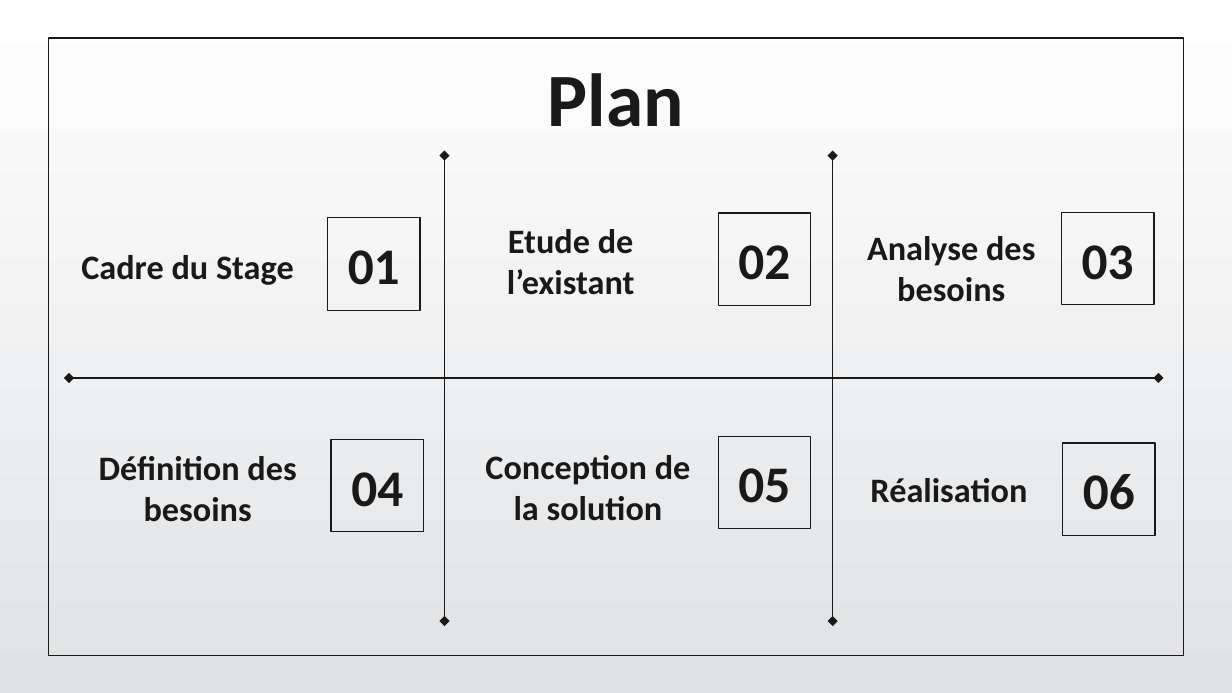
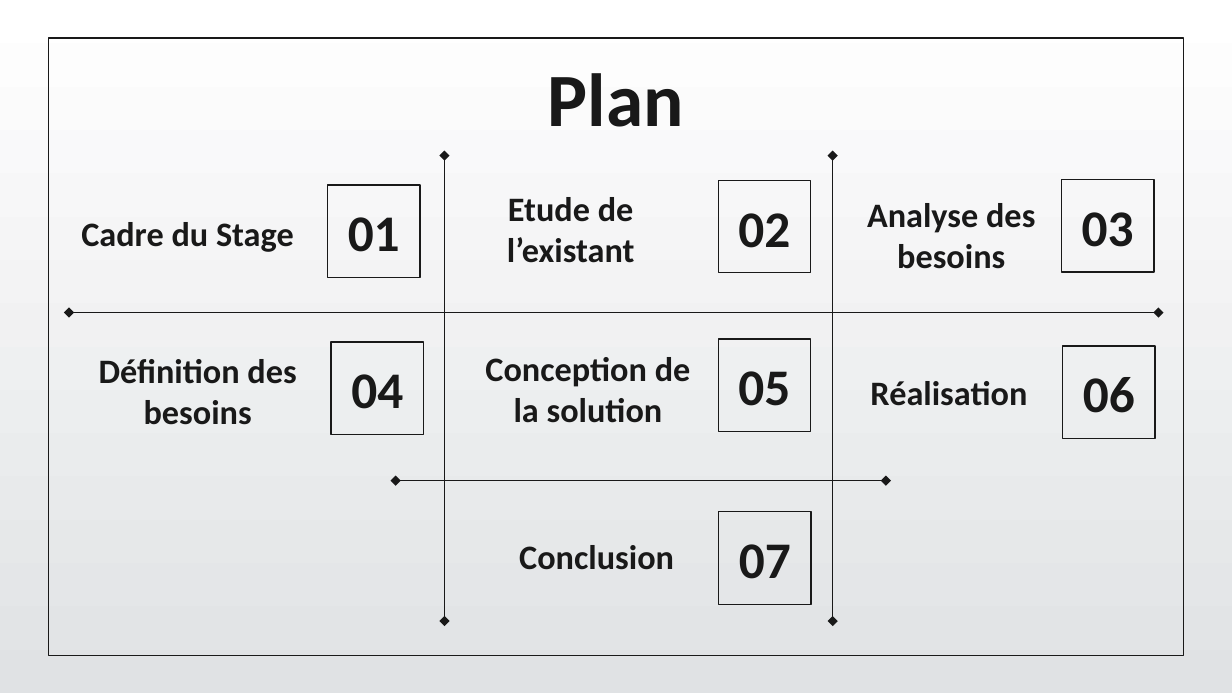
Before and after one commit to CodeWizard-404/Circuit_De_Stage, a slide deck: slide 2 of Doc/Pres/Pres.pptx. Drawn at 1232x693 pixels with LibreOffice and Linux fonts; fonts in the diff are those of the drawing; background and template pictures are left out. Boxes give left, top, right and bottom in pixels: in the first picture for what was removed or moved away, otherwise in the second. Text is boxed around its words. In the diff, an @@ line names an element or a change of style, - is before the commit and + after.

```diff
--- a/Doc/Pres/Pres.pptx
+++ b/Doc/Pres/Pres.pptx
@@ 2 rectangles, 1 text: place and size @@
-2 rectangles, 1 text at bbox=[328, 213, 811, 310]
+2 rectangles, 1 text at bbox=[328, 180, 811, 277]
@@ 2 texts, 1 rectangle: place and size @@
-2 texts, 1 rectangle at bbox=[81, 212, 1154, 304]
+2 texts, 1 rectangle at bbox=[81, 180, 1154, 272]
@@ double arrow moved from (69, 378) - (1158, 378) to (69, 313) - (1158, 313) @@
@@ rectangle "04": place and size @@
-rectangle "04" at bbox=[331, 440, 424, 532]
+rectangle "04" at bbox=[331, 342, 424, 435]
@@ 3 texts, 1 rectangle: place and size @@
-3 texts, 1 rectangle at bbox=[99, 436, 1027, 529]
+3 texts, 1 rectangle at bbox=[99, 339, 1027, 431]
@@ rectangle "06": place and size @@
-rectangle "06" at bbox=[1062, 444, 1154, 536]
+rectangle "06" at bbox=[1062, 346, 1154, 439]
@@ double arrow added from (395, 480) to (886, 480), #191919 0.75 pt @@
@@ rectangle added at bbox=[718, 511, 811, 604], outline #191919 0.75 pt, 30 pt, text #191919, bold @@
+07
@@ text added at bbox=[519, 545, 674, 570], 20 pt, text #191919, bold @@
+Conclusion
```
Also in this commit, not shown: 11 other slides changed, 1 slide added.
